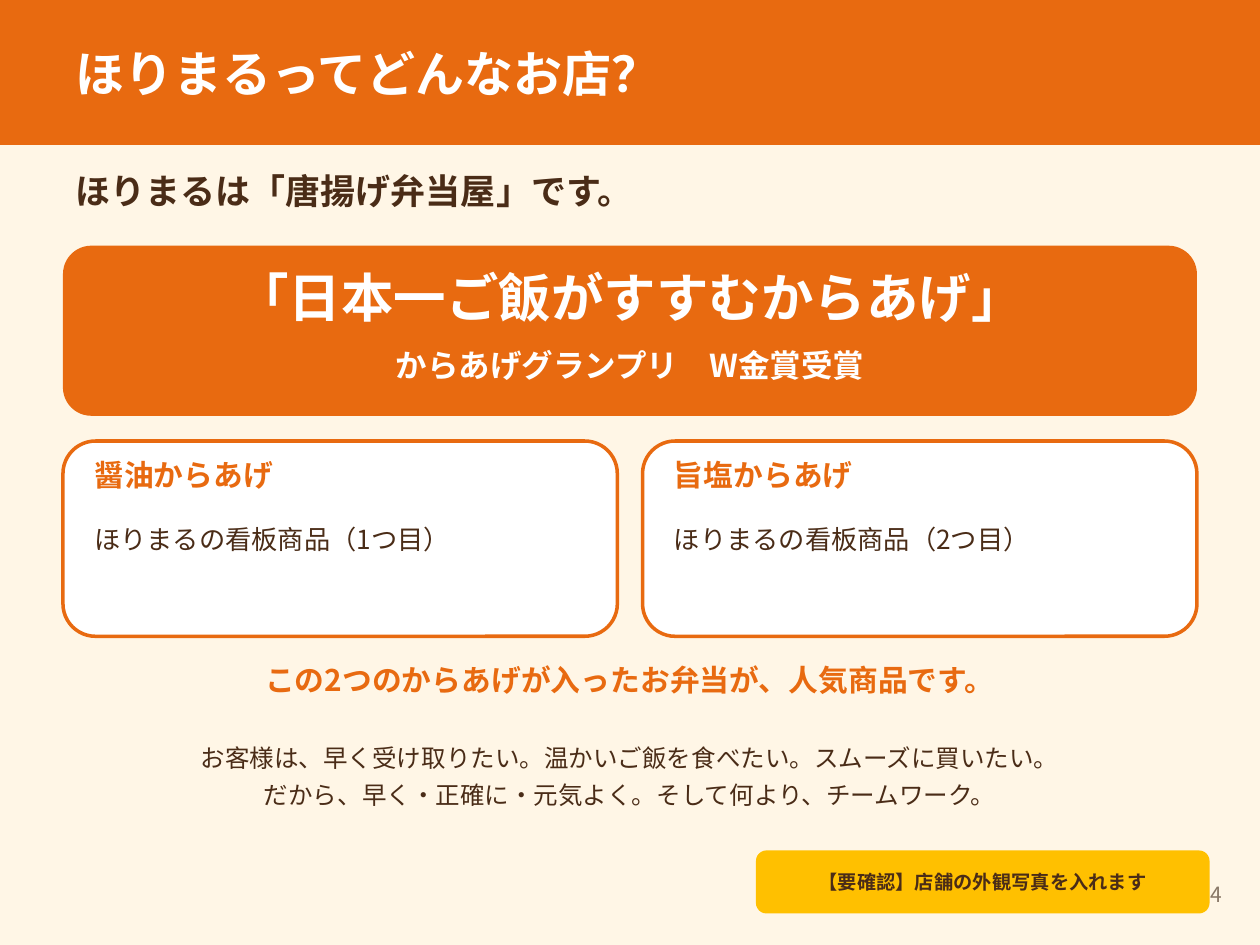
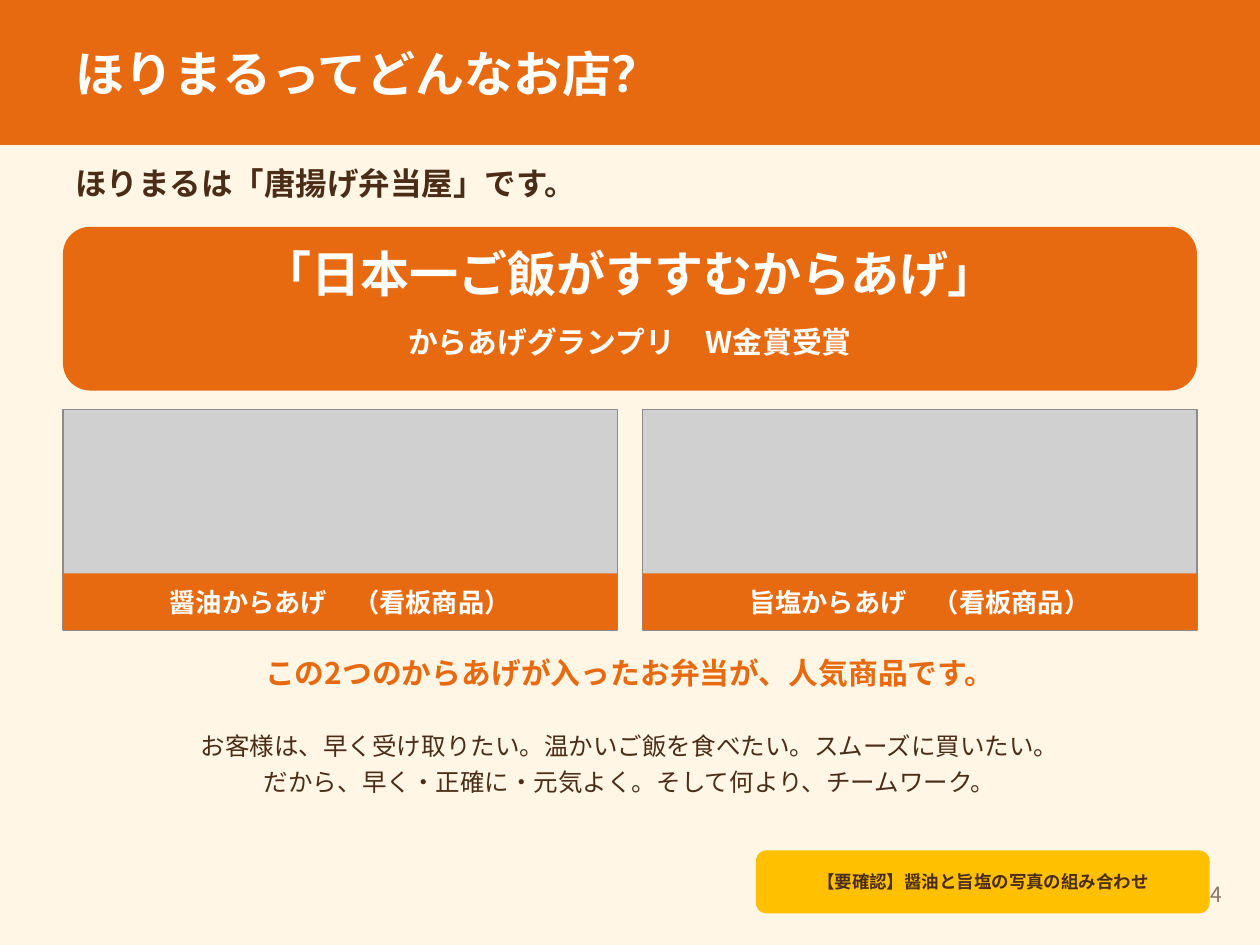
Before and after one commit to ahouprojectmaimai-beep/claude, a slide deck: slide 4 of horimaru/01_ほりまる面接紙芝居_案.pptx. Drawn at 1260x945 pixels with LibreOffice and Linux fonts; fonts in the diff are those of the drawing; grey boxes stand for pictures. Boxes give left, top, right and bottom in pixels: in the first picture for what was removed or moved away, otherwise in the second. Text is boxed around its words. In the diff, an @@ line names an element or a change of style, - is before the commit and + after.

```diff
--- a/horimaru/01_ほりまる面接紙芝居_案.pptx
+++ b/horimaru/01_ほりまる面接紙芝居_案.pptx
@@ text "ほりまるは「唐揚げ弁当屋」です。" at (75,168,576,198): size 20 to 18 pt @@
@@ rounded rectangle: place and size @@
-rounded rectangle at (63,246,1197,416)
+rounded rectangle at (63,227,1197,391)
@@ text "「日本一ご飯がすすむからあげ」": place and size @@
-text "「日本一ご飯がすすむからあげ」" at (236,271,1023,322)
+text "「日本一ご飯がすすむからあげ」" at (263,249,997,297)
@@ text "「日本一ご飯がすすむからあげ」" at (263,249,997,297): size 30 to 28 pt @@
@@ text "からあげグランプリ W金賞受賞": place and size @@
-text "からあげグランプリ W金賞受賞" at (396,350,865,380)
+text "からあげグランプリ W金賞受賞" at (408,327,851,356)
@@ text "からあげグランプリ W金賞受賞" at (408,327,851,356): size 18 to 17 pt @@
@@ picture added at (63,410,617,630) @@
@@ picture added at (643,410,1197,630) @@
@@ rounded rectangle removed at (63,441,617,636) @@
@@ rounded rectangle removed at (643,441,1197,636) @@
@@ text removed at (94,460,273,489) @@
-醤油からあげ
@@ text removed at (674,460,853,489) @@
-旨塩からあげ
@@ text "醤油からあげ （看板商品）" at (170,589,510,615): vertical alignment top to middle @@
@@ rectangle added at (63,573,617,630), fill #E86A10 @@
@@ text at (170,589,510,615): text changed; text colour #4A2C17 to #FFFFFF; bold on @@
-ほりまるの看板商品（1つ目）
+醤油からあげ （看板商品）
@@ text "旨塩からあげ （看板商品）" at (749,589,1090,615): vertical alignment top to middle @@
@@ rectangle added at (643,573,1197,630), fill #E86A10 @@
@@ text at (749,589,1090,615): text changed; text colour #4A2C17 to #FFFFFF; bold on @@
-ほりまるの看板商品（2つ目）
+旨塩からあげ （看板商品）
@@ text "この2つのからあげが入ったお弁当が、人気商品です。": place and size @@
-text "この2つのからあげが入ったお弁当が、人気商品です。" at (265,665,994,694)
+text "この2つのからあげが入ったお弁当が、人気商品です。" at (265,658,994,687)
@@ text "お客様は、早く受け取りたい。温かいご飯を食べたい。スムーズに買いたい。": place and size @@
-text "お客様は、早く受け取りたい。温かいご飯を食べたい。スムーズに買いたい。" at (201,746,1059,806)
+text "お客様は、早く受け取りたい。温かいご飯を食べたい。スムーズに買いたい。" at (201,734,1059,793)
@@ text at (817,873,1148,890): text changed; size 11 to 10 pt @@
-【要確認】店舗の外観写真を入れます
+【要確認】醤油と旨塩の写真の組み合わせ
```
Also in this commit, not shown: 11 other slides changed, 1 slide added.
